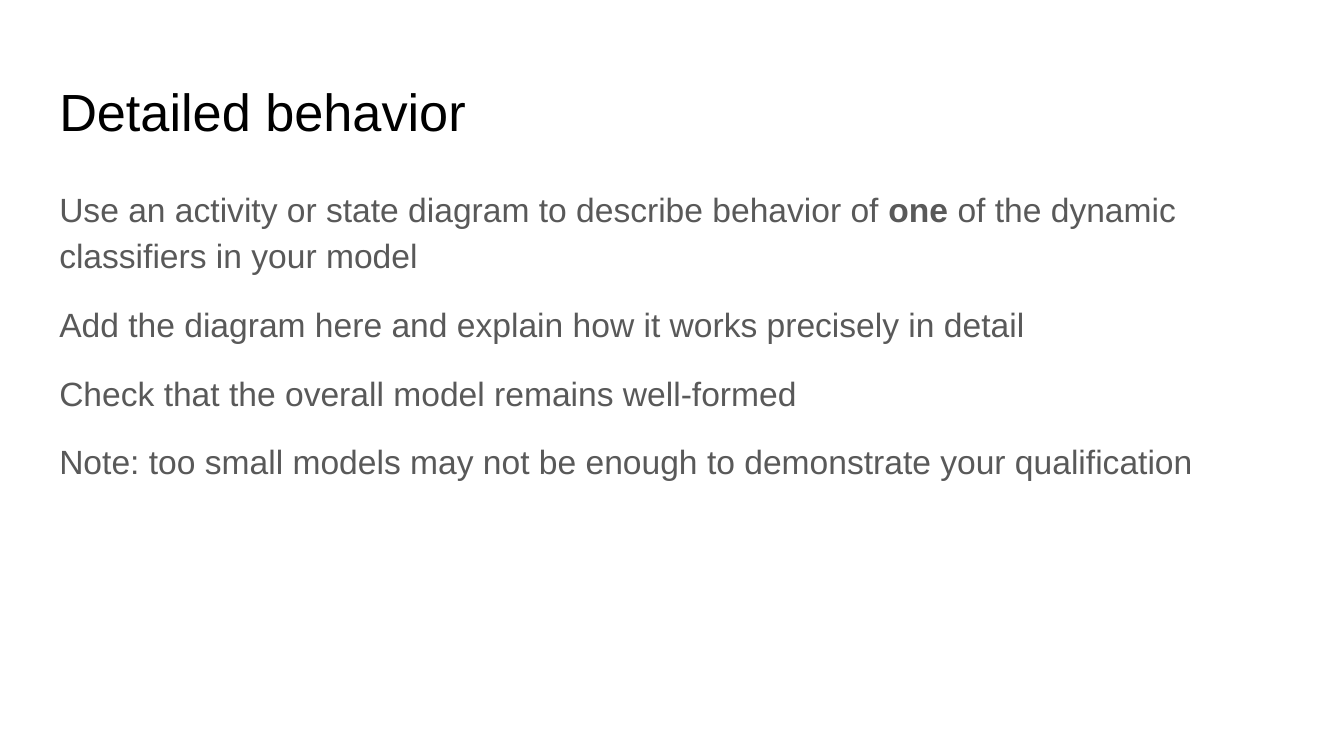
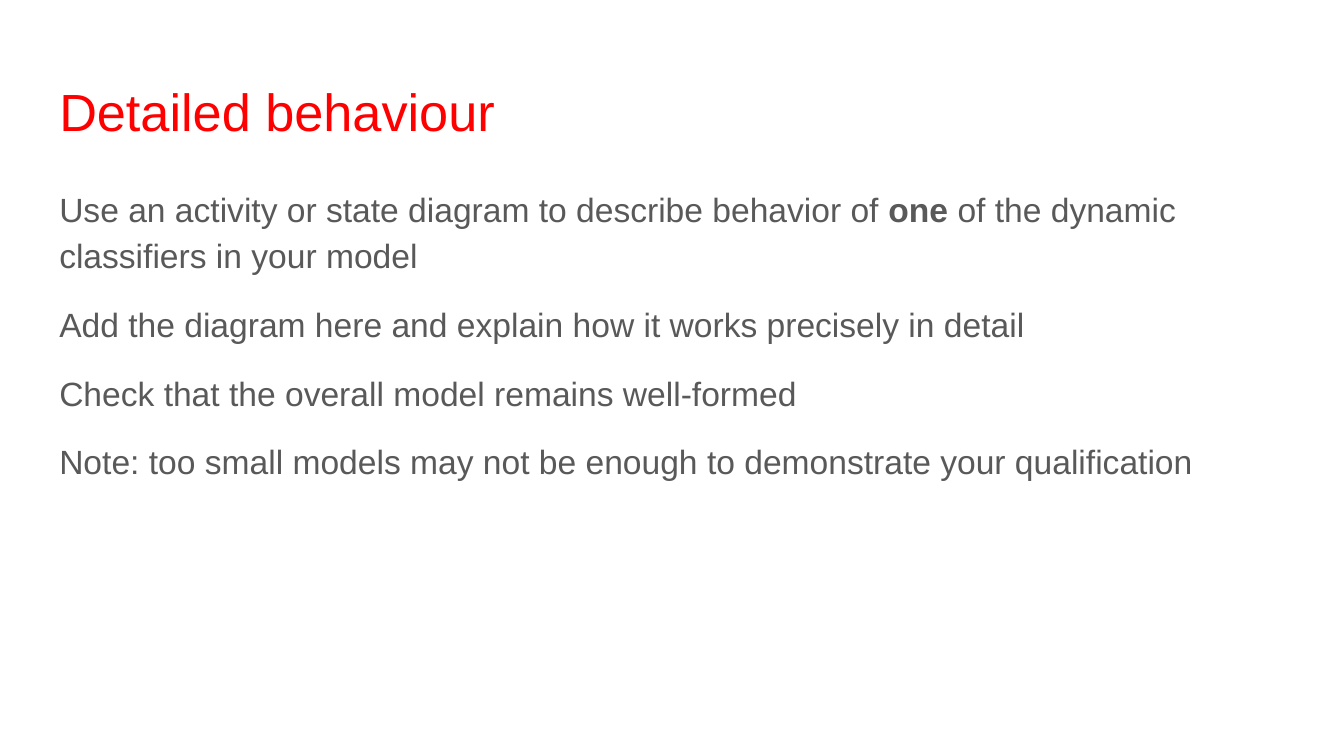
Before and after one commit to fanglores/Advanced-Software-Design, a slide deck: slide 10 of Practice Tasks/Final_Task/K8C_FinalTask1_(Task7).pptx (slide 9 before the commit). Drawn at 1344x756 pixels with LibreOffice and Linux fonts; fonts in the diff are those of the drawing. Boxes give left, top, right and bottom in pixels: in the first picture for what was removed or moved away, otherwise in the second. Text is boxed around its words. In the diff, an @@ line names an element or a change of style, - is before the commit and + after.

```diff
--- a/Practice Tasks/Final_Task/K8C_FinalTask1_(Task7).pptx
+++ b/Practice Tasks/Final_Task/K8C_FinalTask1_(Task7).pptx
@@ title at (59,93,494,132): text changed; text colour #000000 to #FF0000 @@
-Detailed behavior
+Detailed behaviour
```
Also in this commit, not shown: 7 other slides changed, 3 slides removed, 1 other file.
